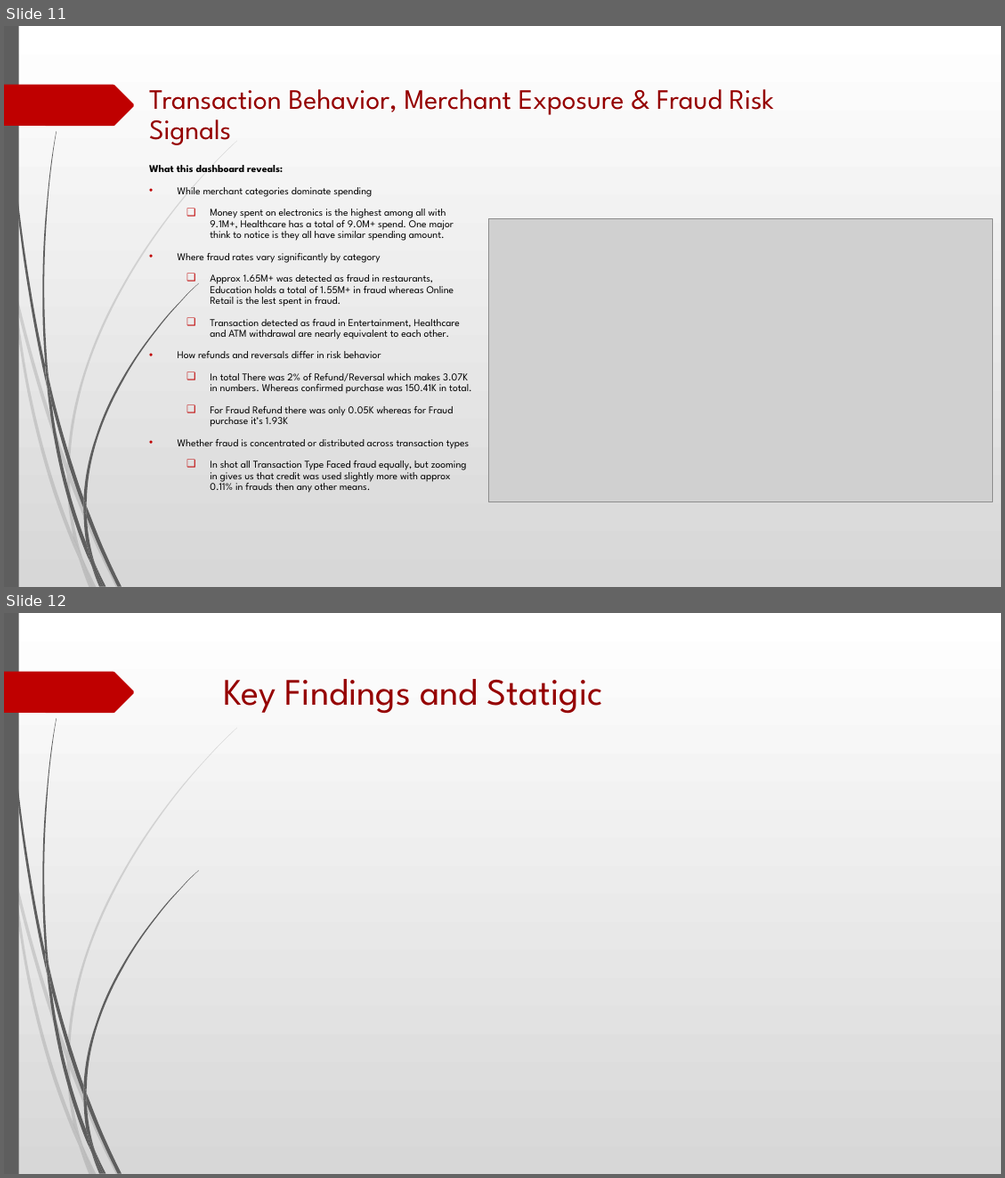
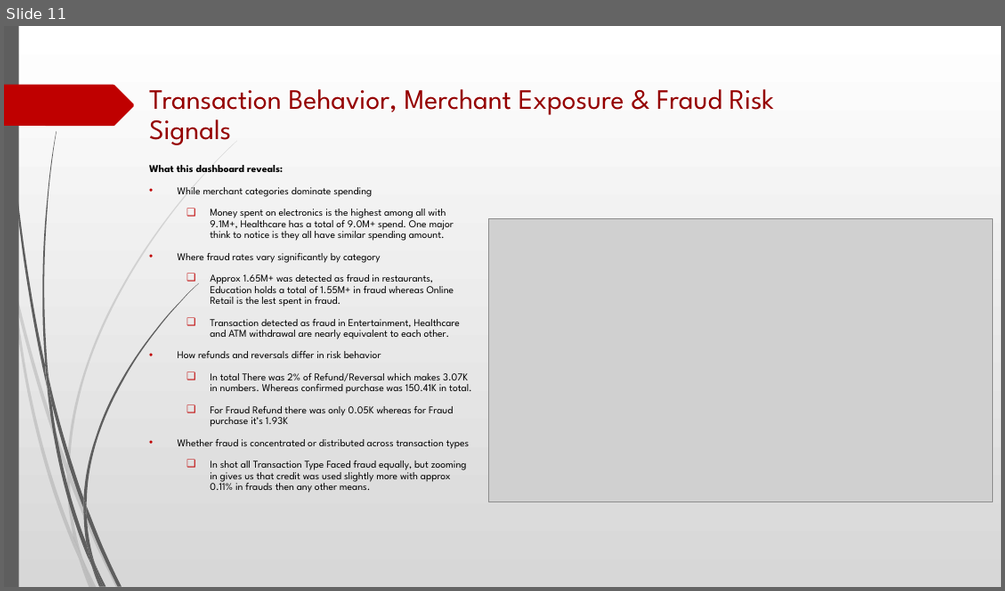
Before and after one commit to Garvdudy/ETL-Banking-Transactions-Combined-Pipeline-Project, a slide deck: Global Banking Fraud Detection & Risk Analysis Presentation.pptx. Shown one above the other, each under a label of ours: slides 11 and 12 before the commit, slide 11 after it. The pictures are 1005x1178 and 1005x591 pixels, drawn with LibreOffice and Linux fonts; fonts in the diff are those of the drawing; grey boxes stand for pictures. Boxes give left, top, right and bottom in pixels: in the first picture for what was removed or moved away, otherwise in the second. Text is boxed around its words. In the diff, an @@ line names an element or a change of style, - is before the commit and + after.

```diff
--- a/Global Banking Fraud Detection & Risk Analysis Presentation.pptx
+++ b/Global Banking Fraud Detection & Risk Analysis Presentation.pptx
@@ slide 12 removed at (x1=4, y1=613, x2=1001, y2=1174), background gradient #FFFFFF to #D7D7D7; not listed: 24 template elements that a slide beside it also shows @@
@@ title removed at (x1=224, y1=679, x2=603, y2=714) @@
-Key Findings and Statigic
```
Also in this commit, not shown: 3 slides added, 1 other slide removed.
